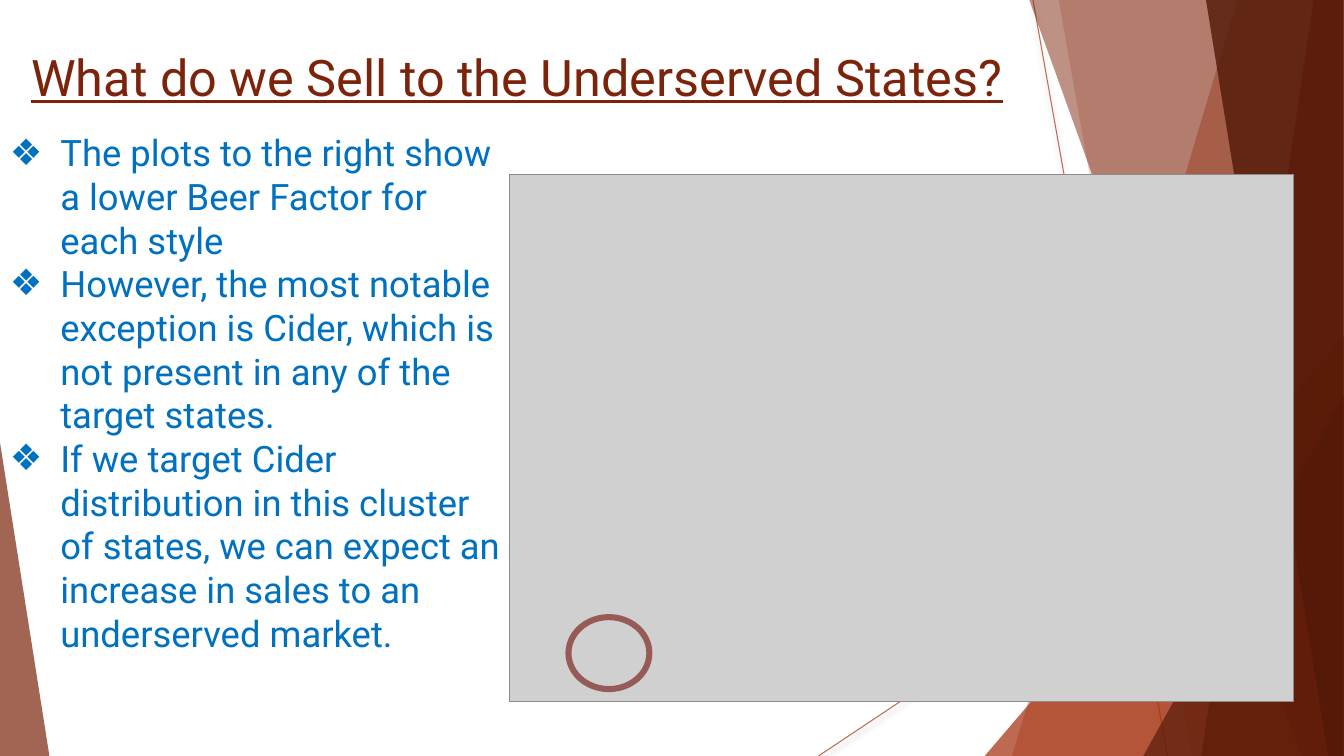
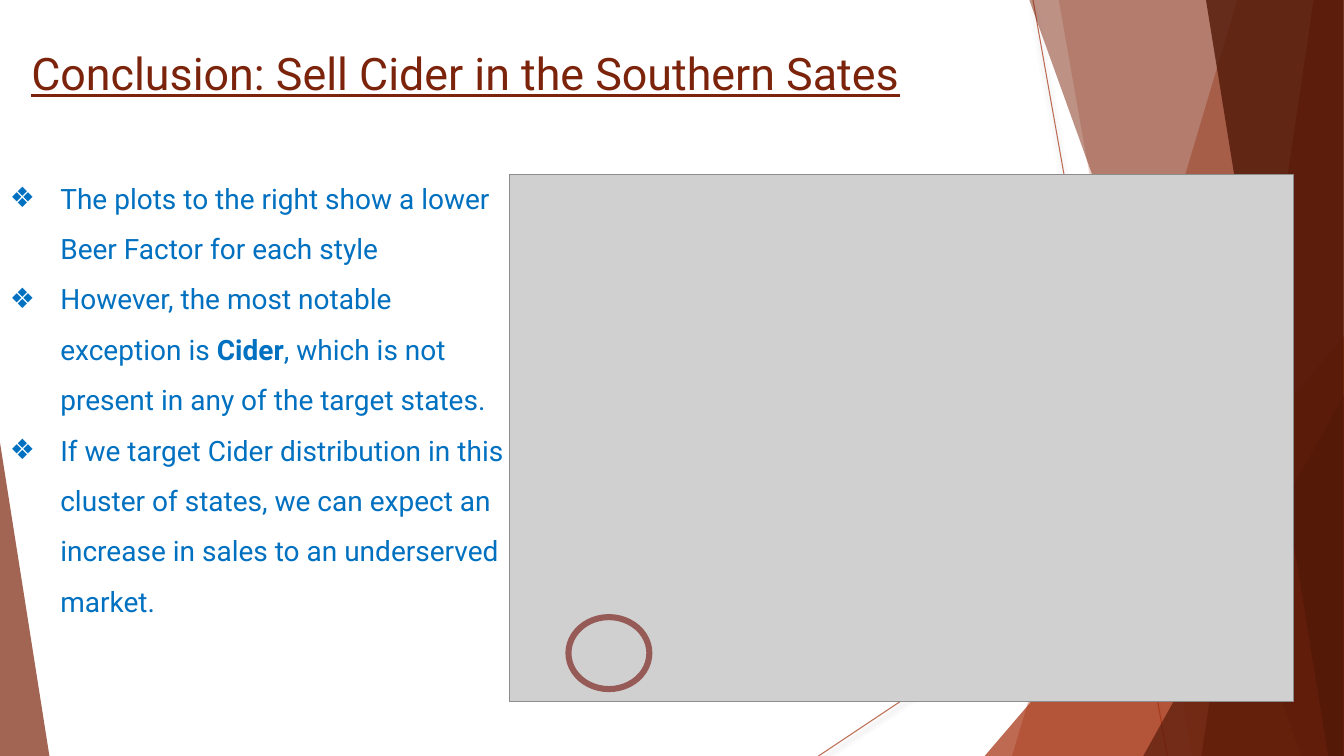
Before and after one commit to Wu-Sophia/BeerAnalysis, a slide deck: slide 17 of DataDynamos_BeerMarketingPresentation.pptx. Drawn at 1344x756 pixels with LibreOffice and Linux fonts; fonts in the diff are those of the drawing; grey boxes stand for pictures. Boxes give left, top, right and bottom in pixels: in the first picture for what was removed or moved away, otherwise in the second. Text is boxed around its words. In the diff, an @@ line names an element or a change of style, - is before the commit and + after.

```diff
--- a/DataDynamos_BeerMarketingPresentation.pptx
+++ b/DataDynamos_BeerMarketingPresentation.pptx
@@ title at [31,56,898,97]: text changed; size 36 to 32 pt @@
-What do we Sell to the Underserved States?
+Conclusion: Sell Cider in the Southern Sates
@@ text "The plots to the right ...": place and size @@
-text "The plots to the right ..." at [60,138,500,648]
+text "The plots to the right ..." at [60,188,503,613]
@@ text "The plots to the right ..." at [60,188,503,613]: size 26 to 20 pt; bold on in "Cider,"; line spacing 1 to 1.5 @@
```
Also in this commit, not shown: 6 other slides changed.
